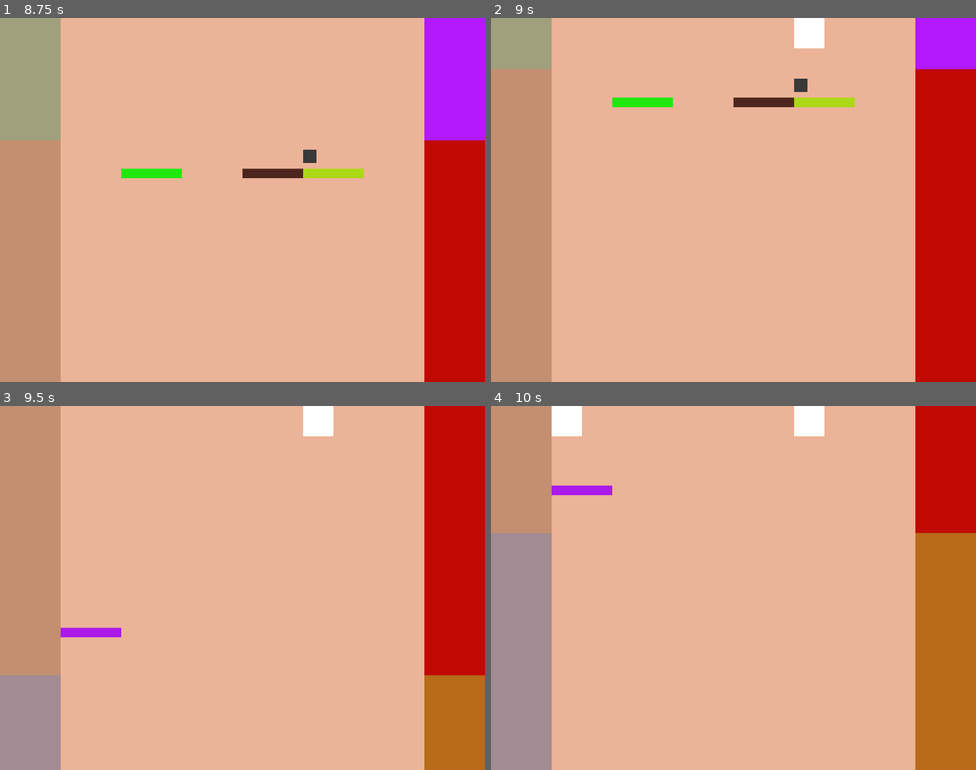
Above: before the commit, frames 1-4 (two rows, left to right).
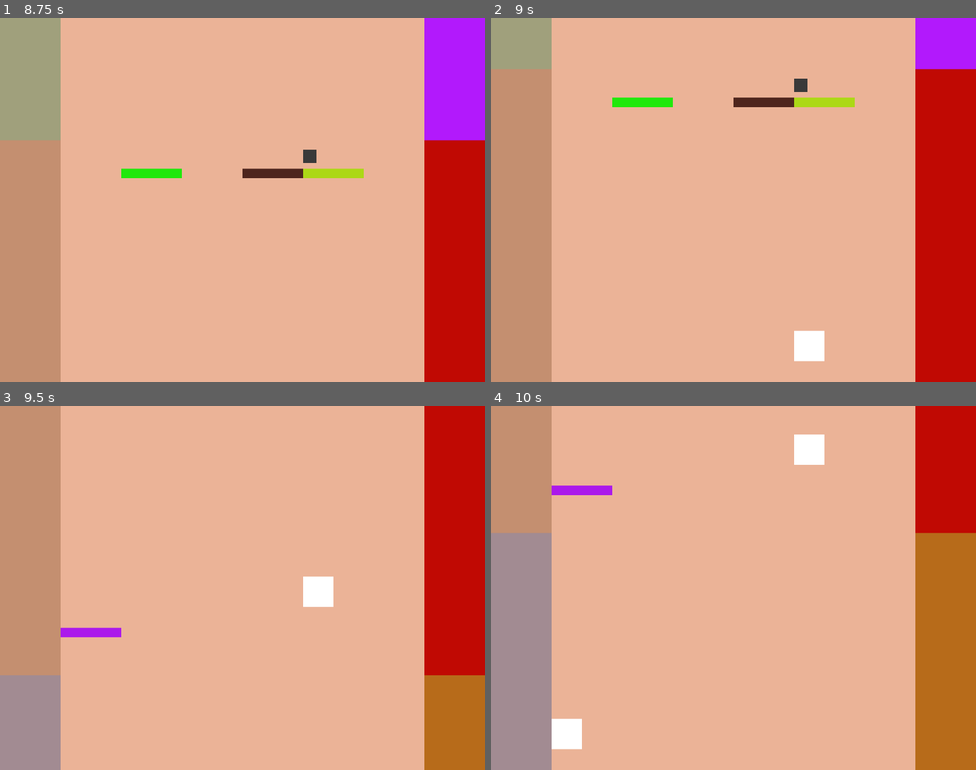
Above: after the commit, the same moments.

Repository: xepewout/momma-im-home
Game: Godot game, scene res://main.tscn
Two runs of this game, one before a commit and one after it. Both use one fixed random seed, a clock stepped at 60 frames per second and the inputs below.
Inputs:
- Up to frame 1 (8.75 s): hold D (MOVE_RIGHT) 0.53-1.28 s; hold A (MOVE_LEFT) 1.28-2.03 s; hold D (MOVE_RIGHT) 2.03-3.53 s; hold A (MOVE_LEFT) 3.53-5.78 s; hold D (MOVE_RIGHT) 5.78-8.03 s; hold A (MOVE_LEFT) from 8.03 s (still down)
- Up to frame 2 (9 s): keep holding A (MOVE_LEFT)
- Up to frame 3 (9.5 s): keep holding A (MOVE_LEFT)
- Up to frame 4 (10 s): release A (MOVE_LEFT) at 9.53 s; hold D (MOVE_RIGHT) from 9.53 s (still down)

Frame 1 is identical in both runs. In frame 2, 1.1% of the frame differs, in the area x 62-69%, y 0-95%; in frame 3, 1.0%; in frame 4, 2.0%, in the area x 12-69%, y 0-95%.

Commit message:
Fan commit 2
-prototype for a fan

Diff:
--- a/fan.gd
+++ b/fan.gd
@@ -1,5 +1,5 @@
 extends Area2D
-var xSize = 0.0
+var xSize = 64.0
 
 # Called when the node enters the scene tree for the first time.
 func _ready() -> void:
@@ -8,5 +8,17 @@
 
 # Called every frame. 'delta' is the elapsed time since the previous frame.
 func _process(delta: float) -> void:
-	xSize += delta
+	position.y -= Global.game_speed
+	xSize += delta * 1000
 	$CollisionShape2D.shape.set_size(Vector2(xSize,64))
+
+
+func _on_body_entered(body: Node2D) -> void:
+	if body.name == "Player":
+		body._applyWind(body.position.x - position.x)
+
+
+
+func _on_body_exited(body: Node2D) -> void:
+	if body.name == "Player":
+		body._removeWind()
--- a/fan.tscn
+++ b/fan.tscn
@@ -15,3 +15,6 @@
 [node name="ColorRect" type="ColorRect" parent="."]
 offset_right = 64.0
 offset_bottom = 64.0
+
+[connection signal="body_entered" from="." to="." method="_on_body_entered"]
+[connection signal="body_exited" from="." to="." method="_on_body_exited"]
--- a/fly.gd
+++ b/fly.gd
@@ -21,5 +21,5 @@
 	pea = PEA.instantiate()
 	add_child(pea)
 	player = get_tree().get_nodes_in_group("player")
-	if(player[0].name == ("Player")):
+	if(player[0] and player[0].name == ("Player")):
 		peaTargetPos = player[0].position - position
--- /dev/null
+++ b/hud.tscn
@@ -0,0 +1,9 @@
+[gd_scene format=3 uid="uid://dosxnimc8xlnu"]
+
+[node name="HUD" type="CanvasLayer"]
+
+[node name="Health" type="Label" parent="."]
+offset_right = 40.0
+offset_bottom = 23.0
+theme_override_font_sizes/font_size = 64
+text = "0"
--- a/main.gd
+++ b/main.gd
@@ -12,6 +12,7 @@
 var accel = .8
 var max_speed = 10
 
+
 # Called when the node enters the scene tree for the first time.
 func _ready() -> void:
 	var player = PLAYER.instantiate()
@@ -19,7 +20,8 @@
 	add_child(player)
 	_spawnWall(Vector2(0,768))
 	_spawnWall(Vector2(896,768))
-	player.hit.connect(_gameOver)
+	player.dead.connect(_gameOver)
+	player.hit.connect(_playerHit)
 
 
 # Called every frame. 'delta' is the elapsed time since the previous frame.
@@ -91,7 +93,7 @@
 	var fan = FAN.instantiate()
 	add_child(fan)
 	var fanPos = randi_range(0,5)
-	fan.position = Vector2(128 + 128 * fanPos, 0)
+	fan.position = Vector2(128 + 128 * fanPos, 660)
 
 func _spawnDirt():
 	var dirt = DIRT.instantiate()
@@ -103,6 +105,9 @@
 	add_child(fly)
 	fly.position = lastPlatform.position - Vector2(0,40)
 	fly._firePea()
+
+func _playerHit():
+	print("player hit")
 
 func _gameOver():
 	print("player died")
--- a/player.gd
+++ b/player.gd
@@ -4,11 +4,16 @@
 const SPEED = 500.0
 const JUMP_VELOCITY = -400.0
 signal hit
-
+signal dead
+var wind
+var windDirection
+var playerHealth = 3
 
 func _physics_process(_delta: float) -> void:
 
 	var direction := Input.get_axis("MOVE_LEFT", "MOVE_RIGHT")
+	if wind:
+		direction = windDirection
 	if direction:
 		velocity.x = direction * SPEED
 	else:
@@ -19,4 +24,17 @@
 
 func _on_enemy_detection_area_entered(area: Area2D) -> void:
 	if area.is_in_group("enemy"):
+		playerHealth -= 1
 		hit.emit()
+		if playerHealth == 0:
+			dead.emit()
+			self.queue_free()
+
+
+func _applyWind(direction: float):
+	wind = true
+	windDirection = direction/(abs(direction)/2)
+
+func _removeWind():
+	wind = false
+	windDirection = 0
